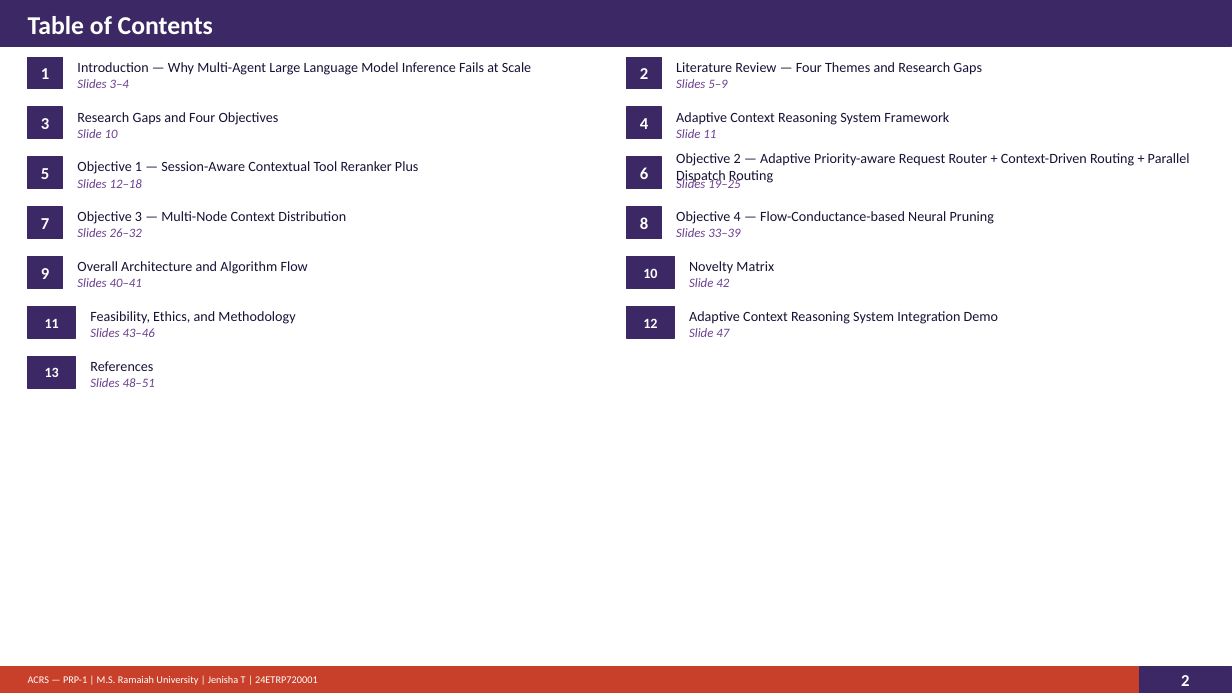
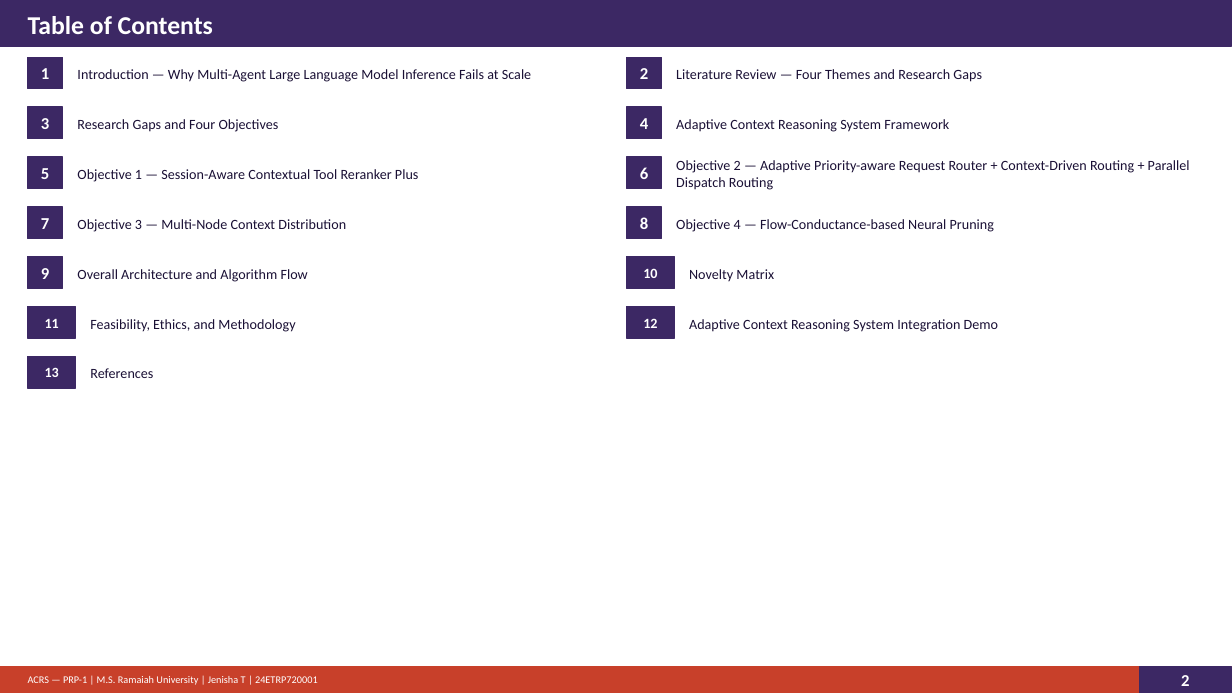
Before and after one commit to joyjeni/phd-agentic-ai-master, a slide deck: slide 2 of docs/ACRS_PhD_Proposal_v8_1.pptx. Drawn at 1232x693 pixels with LibreOffice and Linux fonts; fonts in the diff are those of the drawing. Boxes give left, top, right and bottom in pixels: in the first picture for what was removed or moved away, otherwise in the second. Text is boxed around its words. In the diff, an @@ line names an element or a change of style, - is before the commit and + after.

Commit message:
fix: TOC remove slide numbers; timeline to May 2027, remove impl/paper-submitted language

```diff
--- a/docs/ACRS_PhD_Proposal_v8_1.pptx
+++ b/docs/ACRS_PhD_Proposal_v8_1.pptx
@@ text "Introduction — Why Multi-Agent Large ..." moved from (x1=77, y1=62, x2=531, y2=75) to (x1=77, y1=69, x2=531, y2=82) @@
@@ text "Literature Review — Four Themes ..." moved from (x1=676, y1=62, x2=982, y2=75) to (x1=676, y1=69, x2=982, y2=82) @@
@@ text removed at (x1=77, y1=79, x2=129, y2=88) @@
-Slides 3–4
@@ text removed at (x1=676, y1=79, x2=727, y2=88) @@
-Slides 5–9
@@ text "Research Gaps and Four Objectives" moved from (x1=77, y1=112, x2=279, y2=125) to (x1=77, y1=119, x2=279, y2=132) @@
@@ text "Adaptive Context Reasoning System Framework" moved from (x1=676, y1=112, x2=949, y2=125) to (x1=676, y1=119, x2=949, y2=132) @@
@@ text removed at (x1=77, y1=129, x2=118, y2=138) @@
-Slide 10
@@ text removed at (x1=676, y1=129, x2=716, y2=138) @@
-Slide 11
@@ text "Objective 1 — Session-Aware Contextual ..." moved from (x1=77, y1=161, x2=418, y2=174) to (x1=77, y1=169, x2=418, y2=182) @@
@@ text removed at (x1=77, y1=179, x2=142, y2=188) @@
-Slides 12–18
@@ text "Objective 2 — Adaptive Priority-aware ..." moved from (x1=676, y1=153, x2=1190, y2=184) to (x1=676, y1=160, x2=1190, y2=190) @@
@@ text removed at (x1=676, y1=177, x2=740, y2=188) @@
-Slides 19–25
@@ text "Objective 3 — Multi-Node Context ..." moved from (x1=77, y1=211, x2=346, y2=224) to (x1=77, y1=219, x2=346, y2=232) @@
@@ text "Objective 4 — Flow-Conductance-based Neural ..." moved from (x1=676, y1=211, x2=994, y2=224) to (x1=676, y1=219, x2=994, y2=232) @@
@@ text removed at (x1=77, y1=228, x2=142, y2=237) @@
-Slides 26–32
@@ text removed at (x1=676, y1=228, x2=740, y2=237) @@
-Slides 33–39
@@ text "Overall Architecture and Algorithm Flow" moved from (x1=77, y1=261, x2=308, y2=274) to (x1=77, y1=269, x2=308, y2=282) @@
@@ text "Novelty Matrix" moved from (x1=689, y1=261, x2=774, y2=274) to (x1=689, y1=269, x2=774, y2=282) @@
@@ text removed at (x1=77, y1=278, x2=142, y2=287) @@
-Slides 40–41
@@ text removed at (x1=689, y1=278, x2=729, y2=287) @@
-Slide 42
@@ text "Feasibility, Ethics, and Methodology" moved from (x1=90, y1=311, x2=295, y2=324) to (x1=90, y1=319, x2=295, y2=332) @@
@@ text removed at (x1=90, y1=328, x2=155, y2=337) @@
-Slides 43–46
@@ text "Adaptive Context Reasoning System Integration ..." moved from (x1=689, y1=311, x2=998, y2=324) to (x1=689, y1=319, x2=998, y2=332) @@
@@ text removed at (x1=689, y1=328, x2=729, y2=337) @@
-Slide 47
@@ text "References" moved from (x1=90, y1=361, x2=153, y2=371) to (x1=90, y1=368, x2=153, y2=378) @@
@@ text removed at (x1=90, y1=378, x2=155, y2=387) @@
-Slides 48–51
```
Also in this commit, not shown: 1 other file.
